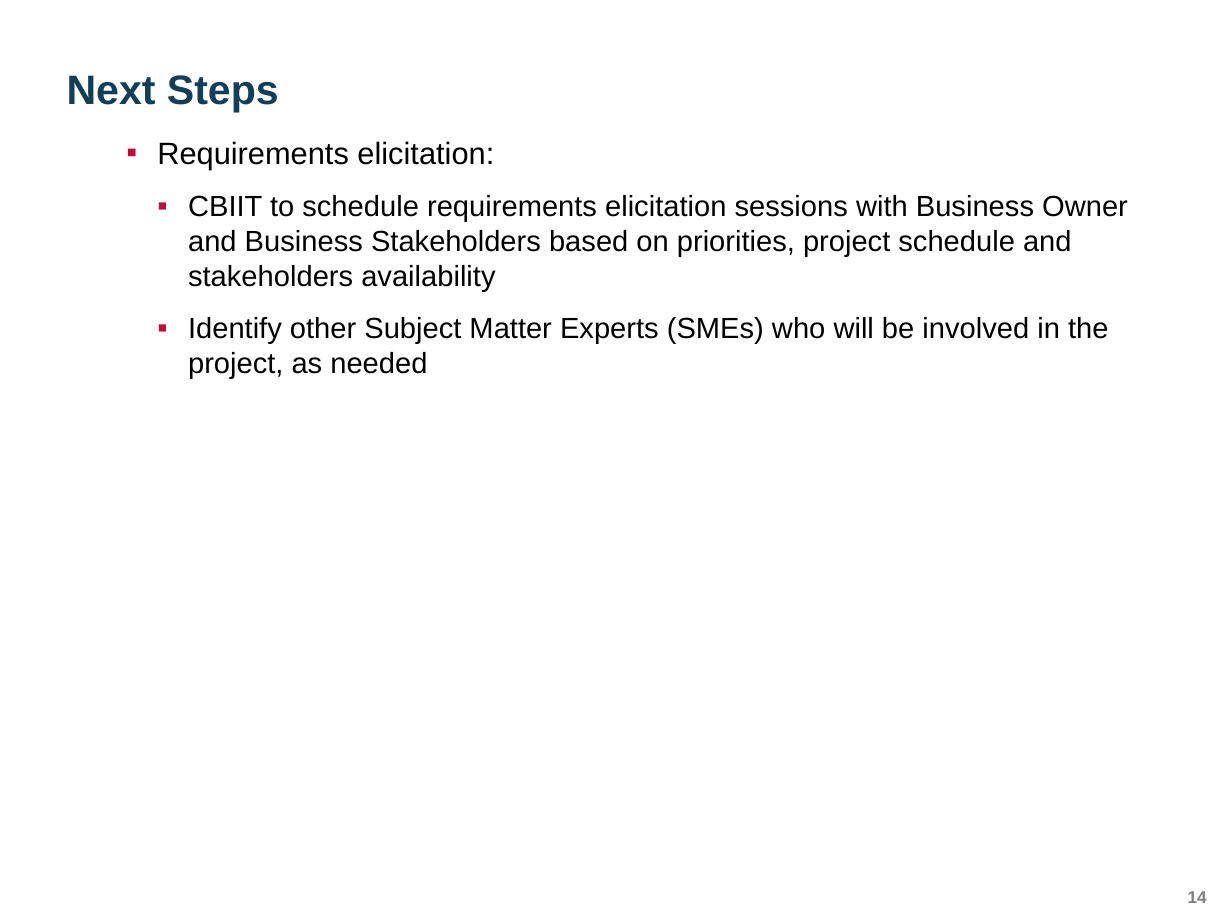
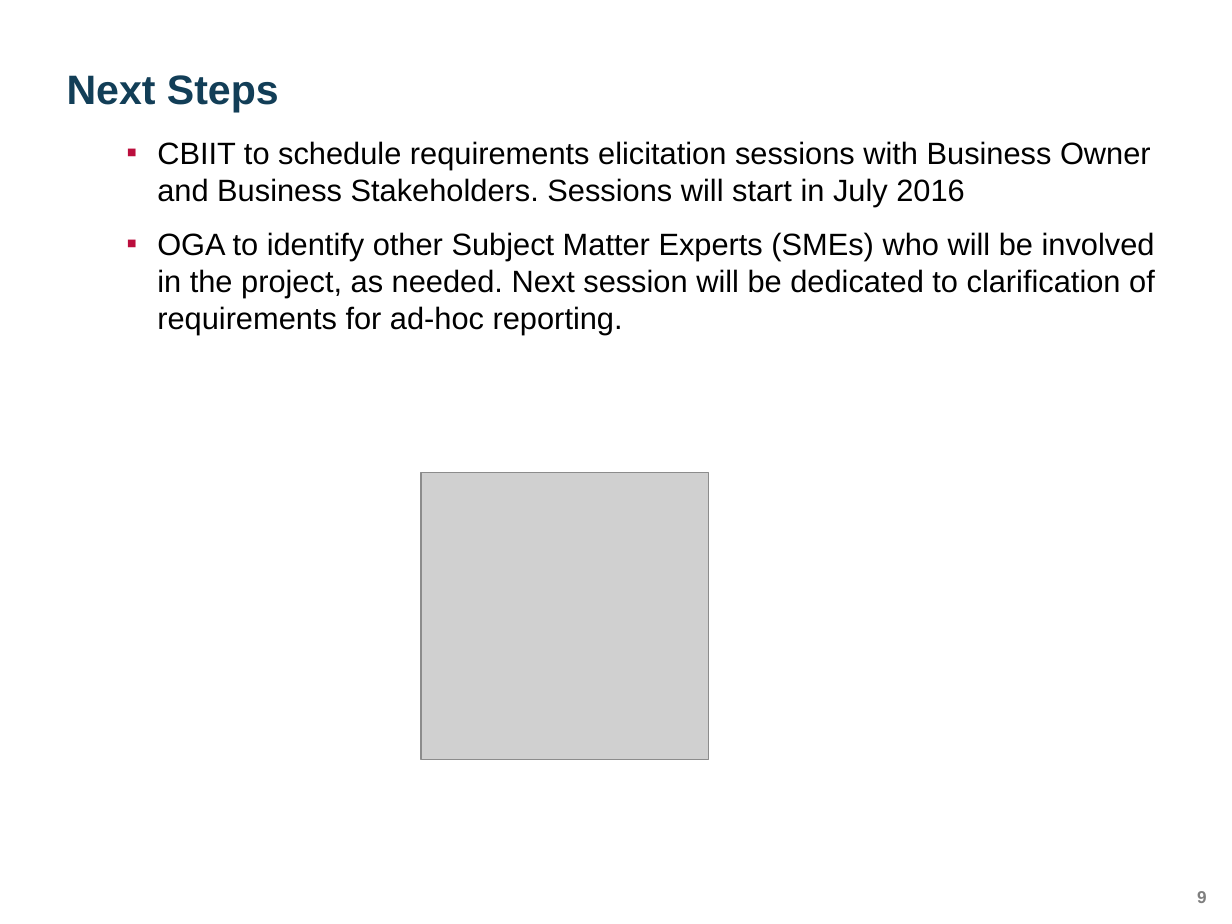
Before and after one commit to yaoh4/greensheets_classic, a slide deck: slide 9 of Requirements/Presentations/GreenSheets OGA presentation_version 1.pptx (slide 14 before the commit). Drawn at 1232x924 pixels with LibreOffice and Linux fonts; fonts in the diff are those of the drawing; grey boxes stand for pictures; background and template pictures are left out. Boxes give left, top, right and bottom in pixels: in the first picture for what was removed or moved away, otherwise in the second. Text is boxed around its words. In the diff, an @@ line names an element or a change of style, - is before the commit and + after.

```diff
--- a/Requirements/Presentations/GreenSheets OGA presentation_version 1.pptx
+++ b/Requirements/Presentations/GreenSheets OGA presentation_version 1.pptx
@@ text at (157,141,1155,334): text changed; size 17 to 18 pt @@
-    ▪ Requirements elicitation:
-      ▪ CBIIT to schedule requirements elicitation sessions with Business Owner and Business Stakeholders based on priorities, project schedule and stakeholders availability
-      ▪ Identify other Subject Matter Experts (SMEs) who will be involved in the project, as needed
+    ▪ CBIIT to schedule requirements elicitation sessions with Business Owner and Business Stakeholders. Sessions will start in July 2016
+    ▪ OGA to identify other Subject Matter Experts (SMEs) who will be involved in the project, as needed. Next session will be dedicated to clarification of requirements for ad-hoc reporting.
@@ picture added at (421,472,708,759) @@
@@ page number at (1197,891,1207,903): text changed @@
-14
+9
```
Also in this commit, not shown: 3 other slides changed, 4 slides added, 10 slides removed.
